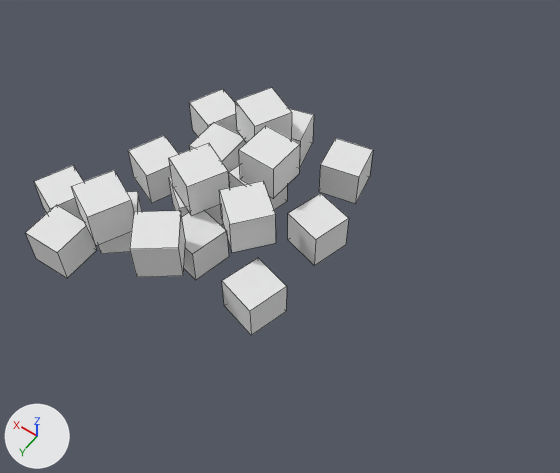
The OBJ model public/assets/models/potato_chop_2.obj: old version first, new version second.
One viewpoint serves both versions: a camera (50 mm lens) standing at (-0.514, 0.591, 0.831) and looking at (-0.168, 0.107, 0.069). Arrows for +X, +Y and +Z are at lower left; the lights stay in place. Mesh edges are drawn as thin lines. Where no turn or scale is listed for an object, it has been applied to the vertices.

Names of what the first picture shows: 'potato_chop_2'.
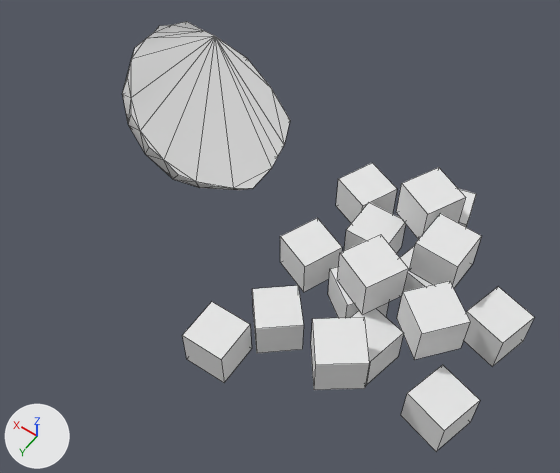
What differs and where, as boxes [x1, y1, x2, y2] in the pictures (560 x 473 px; the box of a moved part takes in the faces that stretch with it):
'potato_chop_2', reshaped (19% wider, 73% taller): before [26, 87, 373, 335]; after [122, 21, 534, 451]
part 1 of me_potato_chop_2, moved or reshaped: before [26, 205, 97, 278]; after [182, 302, 252, 383]
part 2 of me_potato_chop_2, moved or reshaped: before [236, 87, 292, 143]; after [396, 167, 466, 239]
part 3 of me_potato_chop_2, moved or reshaped: before [239, 126, 300, 199]; after [409, 213, 482, 289]
part 4 of me_potato_chop_2, moved or reshaped: before [288, 193, 349, 266]; after [464, 287, 534, 367]
part 5 of me_potato_chop_2, moved or reshaped: before [169, 143, 229, 216]; after [337, 234, 408, 315]
part 6 of me_potato_chop_2, moved or reshaped: before [219, 181, 276, 252]; after [397, 281, 470, 360]
part 7 of me_potato_chop_2, moved or reshaped: before [222, 258, 287, 335]; after [401, 365, 480, 451]
part 8 of me_potato_chop_2, moved or reshaped: before [130, 211, 185, 277]; after [311, 317, 369, 390]
part 9 of me_potato_chop_2, moved or reshaped: before [290, 109, 314, 168]; after [458, 189, 476, 227]
part 10 of me_potato_chop_2, moved or reshaped: before [189, 89, 240, 136]; after [336, 163, 397, 223]
part 11 of me_potato_chop_2, moved or reshaped: before [189, 122, 246, 183]; after [344, 203, 406, 254]
part 12 of me_potato_chop_2, moved or reshaped: before [229, 165, 287, 210]; after [400, 246, 433, 297]
part 13 of me_potato_chop_2, moved or reshaped: before [128, 135, 178, 203]; after [280, 218, 342, 292]
part 14 of me_potato_chop_2, moved or reshaped: before [169, 177, 223, 225]; after [328, 267, 389, 318]
part 15 of me_potato_chop_2, moved or reshaped: before [182, 211, 229, 280]; after [350, 309, 403, 385]
part 16 of me_potato_chop_2, moved or reshaped: before [98, 192, 142, 254]; after [252, 286, 304, 353]
part 17 of me_potato_chop_2, added: after [122, 21, 290, 190]
part 18 of me_potato_chop_2, deleted: before [319, 138, 373, 204]
part 19 of me_potato_chop_2, deleted: before [34, 165, 84, 220]
part 20 of me_potato_chop_2, deleted: before [71, 170, 134, 245]

What the commit changed:
Material 'vegetables:potatoSG' (mat_vegetables_potatosg) is new.
Its base color is (0.8, 0.8, 0.8) (white #e7e7e7).
Its roughness is 1.0.
me_potato_chop_2 is used by ob_potato_chop_2; location (0.0, 0.0, 0.0).
me_potato_chop_2 had 152 vertices, 114 faces and spanned x -0.217..0.155, y -0.106..0.283, z 0.001..0.119.
me_potato_chop_2 now has 182 vertices, 200 faces and spans x -0.474..0.147, y -0.106..0.283, z -0.01..0.179.
me_potato_chop_2 part 1: the loose piece of 8 vertices spanning x 0.044..0.101, y 0.227..0.283, z 0.006..0.062 is moved by (-0.257, 0.0, 0.0).
me_potato_chop_2 part 2: the loose piece of 8 vertices spanning x -0.081..-0.007, y -0.066..0.009, z 0.063..0.119 is moved by (-0.257, 0.0, 0.0).
me_potato_chop_2 part 3: the loose piece of 8 vertices spanning x -0.124..-0.066, y -0.001..0.057, z 0.063..0.119 is moved by (-0.257, 0.0, 0.0).
me_potato_chop_2 part 4: the loose piece of 8 vertices spanning x -0.217..-0.148, y 0.008..0.076, z 0.001..0.056 is moved by (-0.257, 0.0, 0.0).
me_potato_chop_2 part 5: the loose piece of 8 vertices spanning x -0.077..-0.003, y 0.067..0.142, z 0.063..0.119 is moved by (-0.257, 0.0, 0.0).
me_potato_chop_2 part 6: the loose piece of 8 vertices spanning x -0.167..-0.088, y 0.08..0.158, z 0.063..0.119 is moved by (-0.257, 0.0, 0.0).
me_potato_chop_2 part 7: the loose piece of 8 vertices spanning x -0.213..-0.144, y 0.141..0.21, z 0.001..0.056 is moved by (-0.257, 0.0, 0.0).
me_potato_chop_2 part 8: the loose piece of 8 vertices spanning x -0.105..-0.027, y 0.176..0.254, z 0.063..0.119 is moved by (-0.257, 0.0, 0.0).
me_potato_chop_2 part 9: the loose piece of 8 vertices spanning x -0.09..-0.022, y -0.106..-0.037, z 0.006..0.062 is moved by (-0.257, 0.0, 0.0).
me_potato_chop_2 part 10: the loose piece of 8 vertices spanning x 0.013..0.086, y -0.074..-0.001, z 0.006..0.062 is moved by (-0.257, 0.0, 0.0).
me_potato_chop_2 part 11: the loose piece of 8 vertices spanning x -0.025..0.032, y -0.012..0.045, z 0.006..0.062 is moved by (-0.257, 0.0, 0.0).
me_potato_chop_2 part 12: the loose piece of 8 vertices spanning x -0.111..-0.045, y -0.002..0.064, z 0.006..0.062 is moved by (-0.257, 0.0, 0.0).
me_potato_chop_2 part 13: the loose piece of 8 vertices spanning x 0.02..0.092, y 0.05..0.122, z 0.006..0.062 is moved by (-0.257, 0.0, 0.0).
me_potato_chop_2 part 14: the loose piece of 8 vertices spanning x -0.064..0.014, y 0.062..0.14, z 0.006..0.062 is moved by (-0.257, 0.0, 0.0).
me_potato_chop_2 part 15: the loose piece of 8 vertices spanning x -0.104..-0.038, y 0.122..0.188, z 0.006..0.062 is moved by (-0.257, 0.0, 0.0).
me_potato_chop_2 part 16: the loose piece of 8 vertices spanning x -0.005..0.073, y 0.15..0.228, z 0.006..0.062 is moved by (-0.257, 0.0, 0.0).
me_potato_chop_2 part 17: a new loose piece of 54 vertices spanning x -0.077..0.147, y -0.105..0.11, z -0.01..0.179, in mat_vegetables_potatosg (white #e7e7e7).
me_potato_chop_2 part 18: the loose piece of 8 vertices spanning x -0.189..-0.124, y -0.101..-0.035, z 0.001..0.056 is deleted.
me_potato_chop_2 part 19: the loose piece of 8 vertices spanning x 0.083..0.155, y 0.165..0.238, z 0.006..0.062 is deleted.
me_potato_chop_2 part 20: the loose piece of 8 vertices spanning x -0.012..0.063, y 0.173..0.247, z 0.063..0.119 is deleted.
me_potato_chop_2 now uses material mat_vegetables_potatosg (white #e7e7e7).
